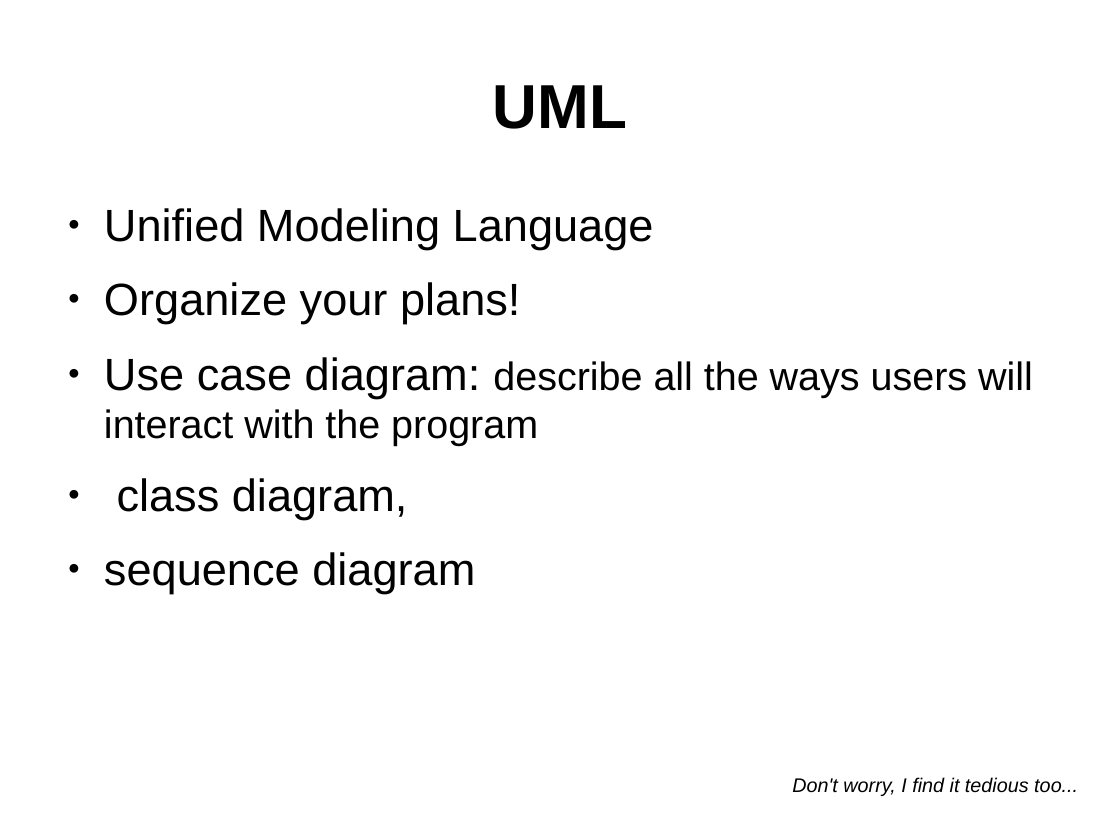
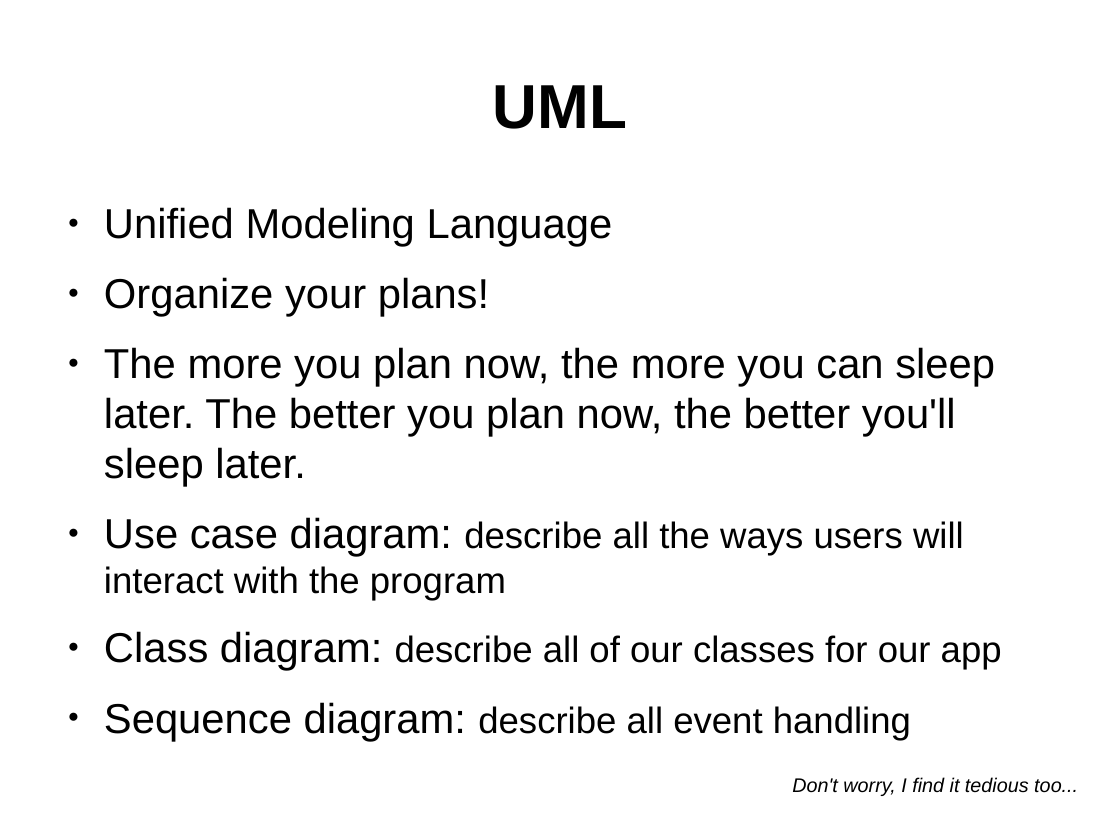
Before and after one commit to yv444/cse219-review, a slide deck: slide 28 of midterm_review.odp (slide 22 before the commit). Drawn at 1120x840 pixels with LibreOffice and Linux fonts; fonts in the diff are those of the drawing. Boxes give left, top, right and bottom in pixels: in the first picture for what was removed or moved away, otherwise in the second. Text is boxed around its words. In the diff, an @@ line names an element or a change of style, - is before the commit and + after.

```diff
--- a/midterm_review.odp
+++ b/midterm_review.odp
@@ text at bbox=[104, 207, 964, 601]: size 32 to 29.6 pt in "Unified Modeling Language", "Organize your plans!", "Use case diagram:"; size 28 to 25.9 pt in "describe all the ways users will interact ..." @@
@@ text at bbox=[104, 347, 995, 487]: paragraph added @@
+● The more you plan now, the more you can sleep later. The better you plan now, the better you'll sleep later.
@@ text at bbox=[104, 631, 1002, 741]: text changed; size 32 to 25.9 pt @@
-● class diagram,
-● sequence diagram
+● Class diagram: describe all of our classes for our app
+● Sequence diagram: describe all event handling
```
Also in this commit, not shown: 2 other slides changed, 9 slides added, 2 other files.
